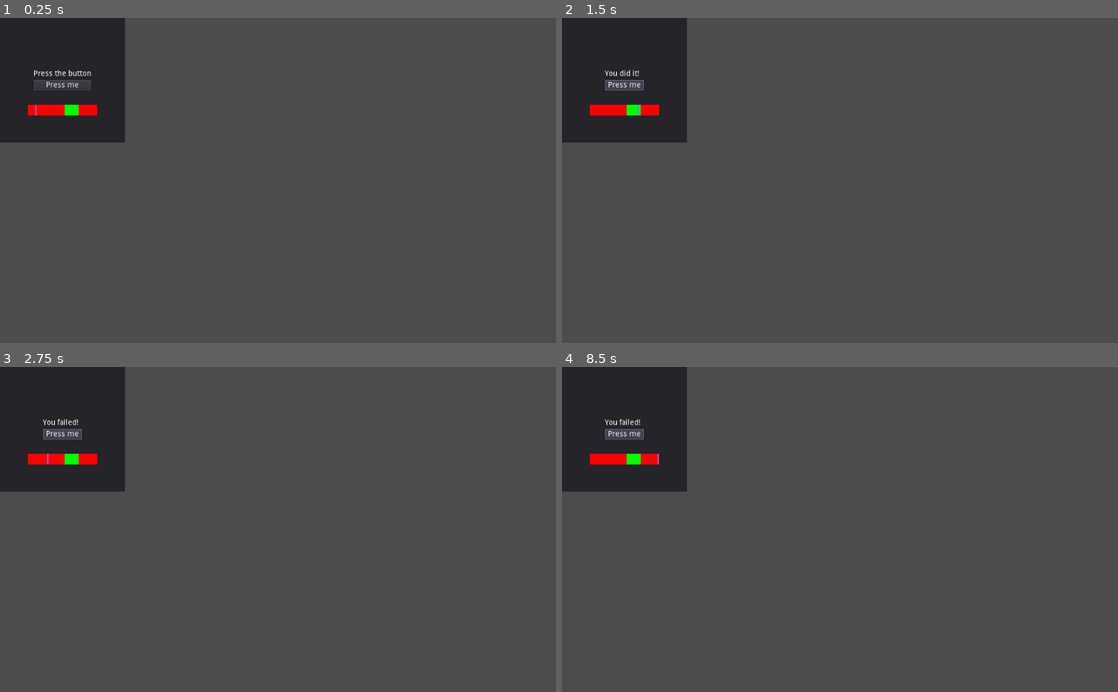
Above: before the commit, frames 1-4 (two rows, left to right).
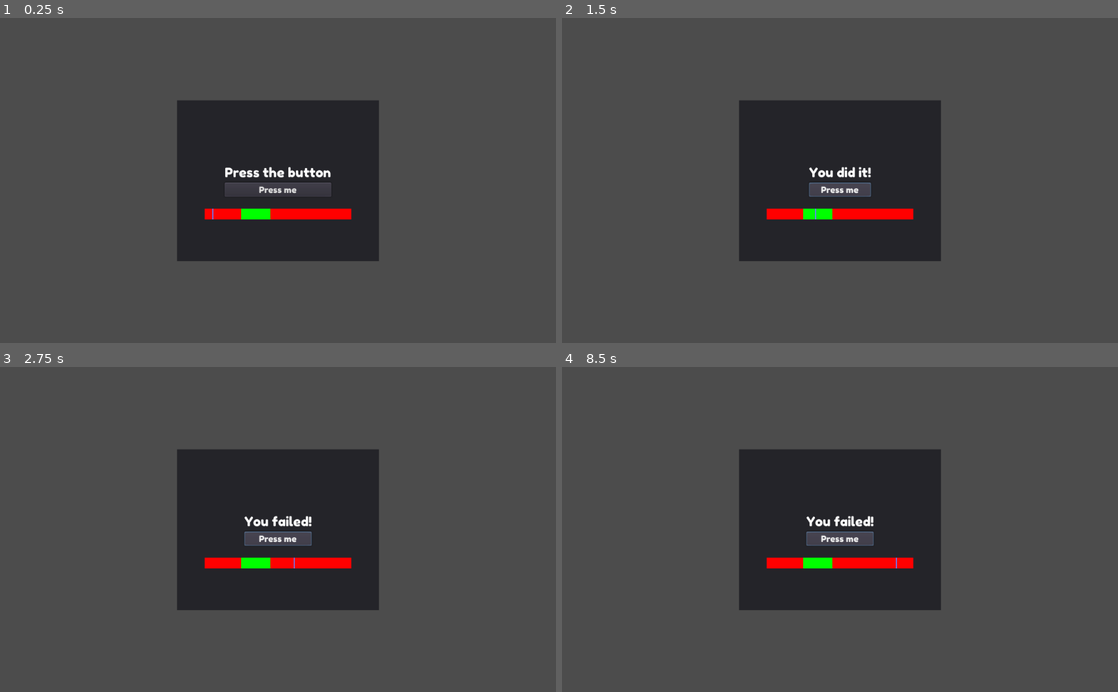
Above: after the commit, the same moments.

Repository: hupijekku/LD46
Game: Godot game, scene res://Scenes/Games/ButtonCorrectTime.tscn
Two runs of this game, one before a commit and one after it. Both use one fixed random seed, a clock stepped at 60 frames per second and the inputs below. This scene is started directly instead of the project's main scene.
Inputs:
- Up to frame 1 (0.25 s): no input
- Up to frame 2 (1.5 s): click "Press me" at 0.5 s; click "Press me" at 1.25 s
- Up to frame 3 (2.75 s): click "Press me" at 2 s
- Up to frame 4 (8.5 s): tap Enter at 4.25 s; tap Space at 7.25 s

The runs differ from the first frame. In frame 1, 25% of the frame differs, in the area x 0-69%, y 0-75%; in frame 2, 26%; in frame 3, 26%; in frame 4, 26%.

Commit message:
Correct time mg theming

Diff:
--- a/Project/Scenes/Games/ButtonCorrectTime.tscn
+++ b/Project/Scenes/Games/ButtonCorrectTime.tscn
@@ -1,6 +1,8 @@
-[gd_scene load_steps=2 format=2]
+[gd_scene load_steps=4 format=2]
 
 [ext_resource path="res://Scripts/ButtonCorrectTime.gd" type="Script" id=1]
+[ext_resource path="res://Themes/GameLabel.tres" type="Theme" id=2]
+[ext_resource path="res://Themes/ButtonDefault.tres" type="Theme" id=3]
 
 [node name="Control" type="Node2D"]
 script = ExtResource( 1 )
@@ -8,8 +10,14 @@
 [node name="CanvasLayer" type="CanvasLayer" parent="."]
 
 [node name="Panel" type="Panel" parent="CanvasLayer"]
-margin_right = 230.0
-margin_bottom = 230.0
+anchor_left = 0.5
+anchor_top = 0.5
+anchor_right = 0.5
+anchor_bottom = 0.5
+margin_left = -186.0
+margin_top = -148.0
+margin_right = 186.0
+margin_bottom = 149.0
 __meta__ = {
 "_edit_use_anchors_": false
 }
@@ -22,39 +30,41 @@
 }
 
 [node name="CenterContainer" type="CenterContainer" parent="CanvasLayer/Panel/MarginContainer"]
-margin_right = 230.0
-margin_bottom = 230.0
+margin_right = 372.0
+margin_bottom = 297.0
 
 [node name="VBoxContainer" type="VBoxContainer" parent="CanvasLayer/Panel/MarginContainer/CenterContainer"]
-margin_left = 62.0
-margin_top = 96.0
-margin_right = 168.0
-margin_bottom = 134.0
+margin_left = 88.0
+margin_top = 118.0
+margin_right = 284.0
+margin_bottom = 178.0
 
 [node name="Label" type="Label" parent="CanvasLayer/Panel/MarginContainer/CenterContainer/VBoxContainer"]
-margin_right = 106.0
-margin_bottom = 14.0
+margin_right = 196.0
+margin_bottom = 30.0
+theme = ExtResource( 2 )
 text = "Press the button"
 
 [node name="Button" type="Button" parent="CanvasLayer/Panel/MarginContainer/CenterContainer/VBoxContainer"]
-margin_top = 18.0
-margin_right = 106.0
-margin_bottom = 38.0
+margin_top = 34.0
+margin_right = 196.0
+margin_bottom = 60.0
+theme = ExtResource( 3 )
 text = "Press me"
 
 [node name="Bar" type="Control" parent="CanvasLayer/Panel"]
 anchor_right = 1.0
 anchor_bottom = 1.0
 margin_left = 51.0
-margin_top = 160.0
+margin_top = 200.0
 margin_right = -51.0
-margin_bottom = -50.0
+margin_bottom = -77.0
 __meta__ = {
 "_edit_use_anchors_": false
 }
 
 [node name="Red" type="ColorRect" parent="CanvasLayer/Panel/Bar"]
-margin_right = 128.0
+margin_right = 270.0
 margin_bottom = 20.0
 color = Color( 1, 0, 0, 1 )
 __meta__ = {
--- a/Project/Scenes/Games/ButtonX.tscn
+++ b/Project/Scenes/Games/ButtonX.tscn
@@ -45,6 +45,9 @@
 margin_bottom = -25.0
 theme = ExtResource( 3 )
 text = "Confirm"
+__meta__ = {
+"_edit_use_anchors_": false
+}
 
 [node name="Label" type="Label" parent="CanvasLayer/Panel"]
 anchor_left = 0.5
--- a/Project/Scripts/ButtonCorrectTime.gd
+++ b/Project/Scripts/ButtonCorrectTime.gd
@@ -10,7 +10,7 @@
 	randomize()
 	green_rect = get_node("CanvasLayer/Panel/Bar/Green")
 	line = get_node("CanvasLayer/Panel/Bar/Line2D")
-	width = 128*(float(spot_percentage)/100)
+	width = 270*(float(spot_percentage)/100)
 	green_rect.set_size(Vector2(width, 20))
 	var pos_x = randi()%(128-int(width)+1)/2+32
 	print(pos_x)
@@ -21,7 +21,7 @@
 
 func _process(delta):
 	var x = line.points[0].x
-	if x > 125:
+	if x > 268:
 		x = -2
 	var y1 = line.points[0].y
 	var y2 = line.points[1].y
